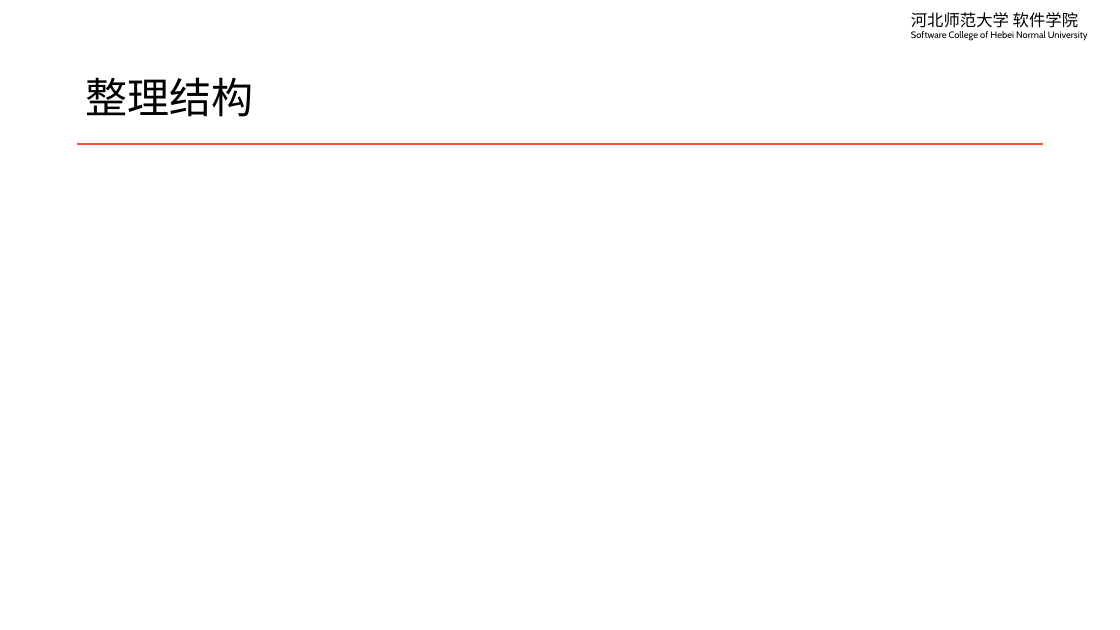
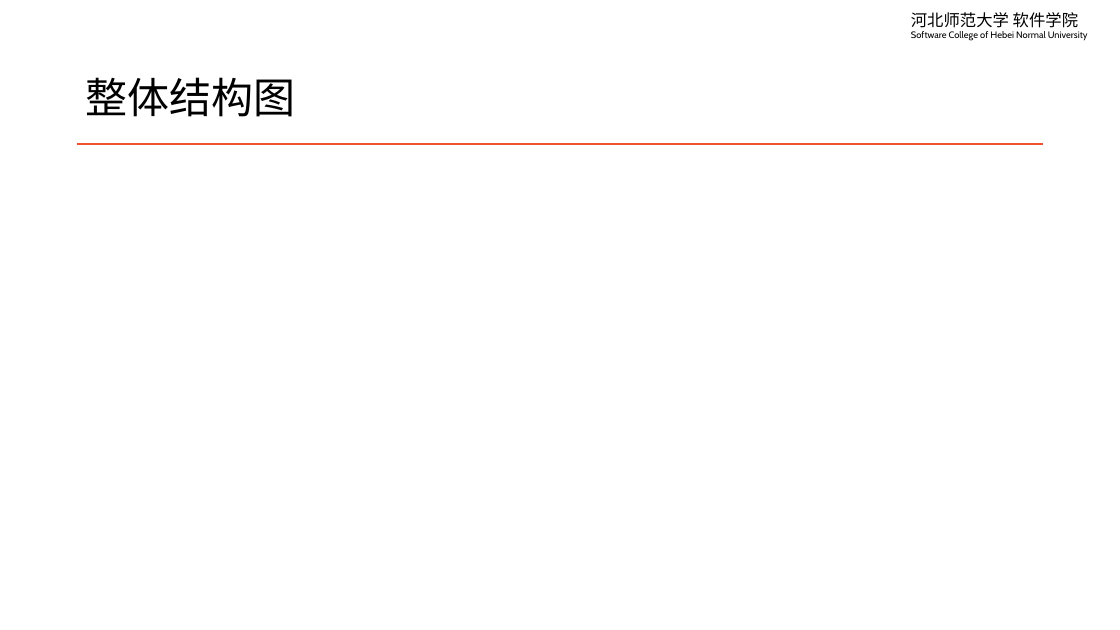
Before and after one commit to edu2act/course-linux-system, a slide deck: slide 5 of materials/slides/ch17-hierarchy.pptx (slide 2 before the commit). Drawn at 1120x630 pixels with LibreOffice and Linux fonts; fonts in the diff are those of the drawing. Boxes give left, top, right and bottom in pixels: in the first picture for what was removed or moved away, otherwise in the second. Text is boxed around its words. In the diff, an @@ line names an element or a change of style, - is before the commit and + after.

```diff
--- a/materials/slides/ch17-hierarchy.pptx
+++ b/materials/slides/ch17-hierarchy.pptx
@@ title at box(85, 77, 295, 117): text changed @@
-整理结构
+整体结构图
```
Also in this commit, not shown: 3 slides added, 6 other files.
